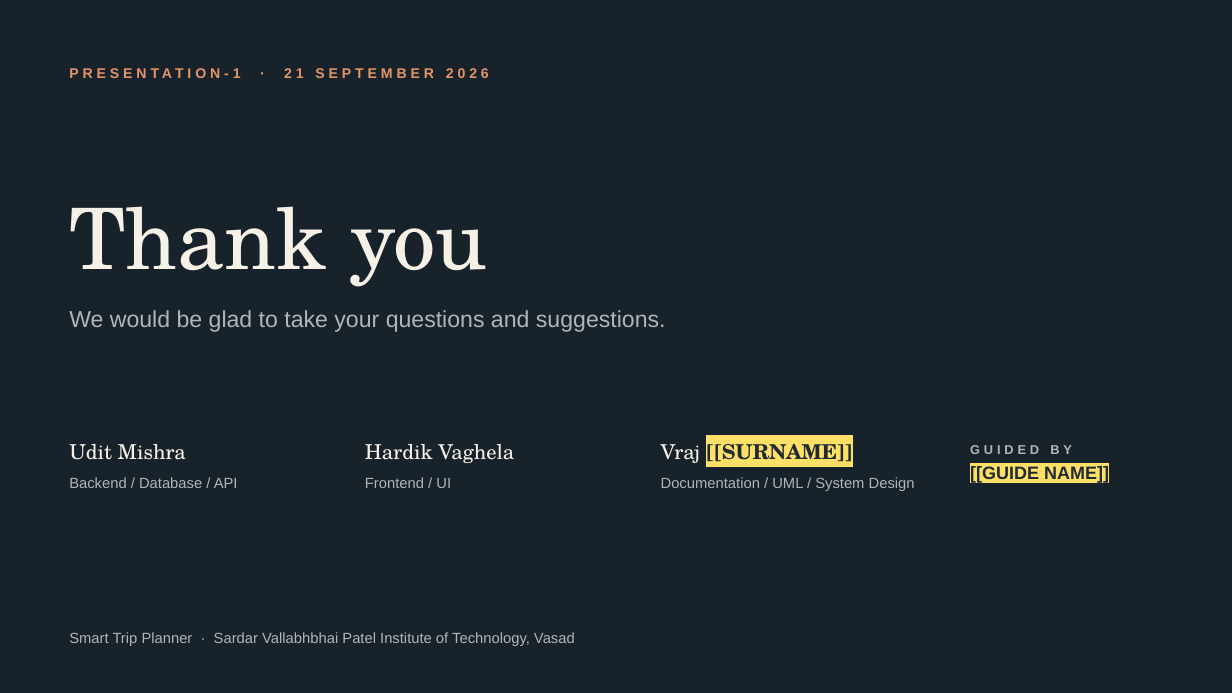
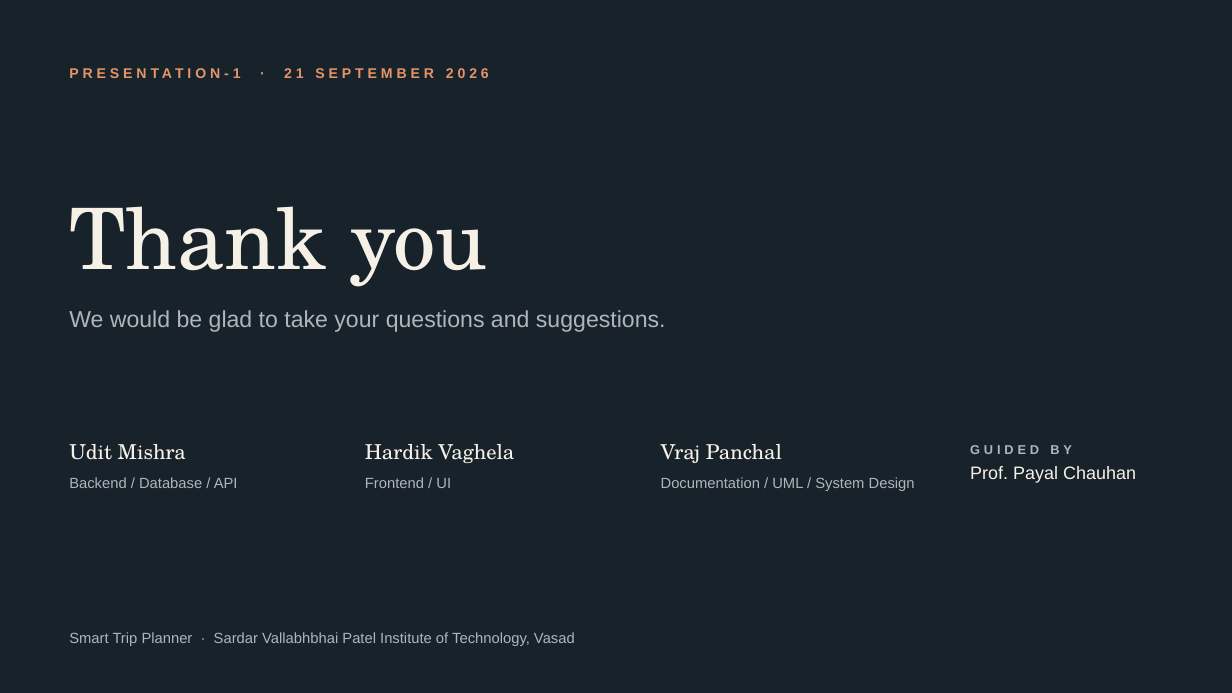
Before and after one commit to krishnakm143/smart-trip-planner, a slide deck: slide 29 of docs/Smart_Trip_Planner_Presentation1.pptx. Drawn at 1232x693 pixels with LibreOffice and Linux fonts; fonts in the diff are those of the drawing. Boxes give left, top, right and bottom in pixels: in the first picture for what was removed or moved away, otherwise in the second. Text is boxed around its words. In the diff, an @@ line names an element or a change of style, - is before the commit and + after.

```diff
--- a/docs/Smart_Trip_Planner_Presentation1.pptx
+++ b/docs/Smart_Trip_Planner_Presentation1.pptx
@@ text at <box>661,444,782,463</box>: text changed; text colour #1F2A33 to #F6F1E7; bold off @@
-Vraj [[SURNAME]]
+Vraj Panchal
@@ text at <box>970,466,1136,483</box>: text changed; text colour #1F2A33 to #F6F1E7; bold off @@
-[[GUIDE NAME]]
+Prof. Payal Chauhan
```
Also in this commit, not shown: 3 other slides changed, 8 other files.
